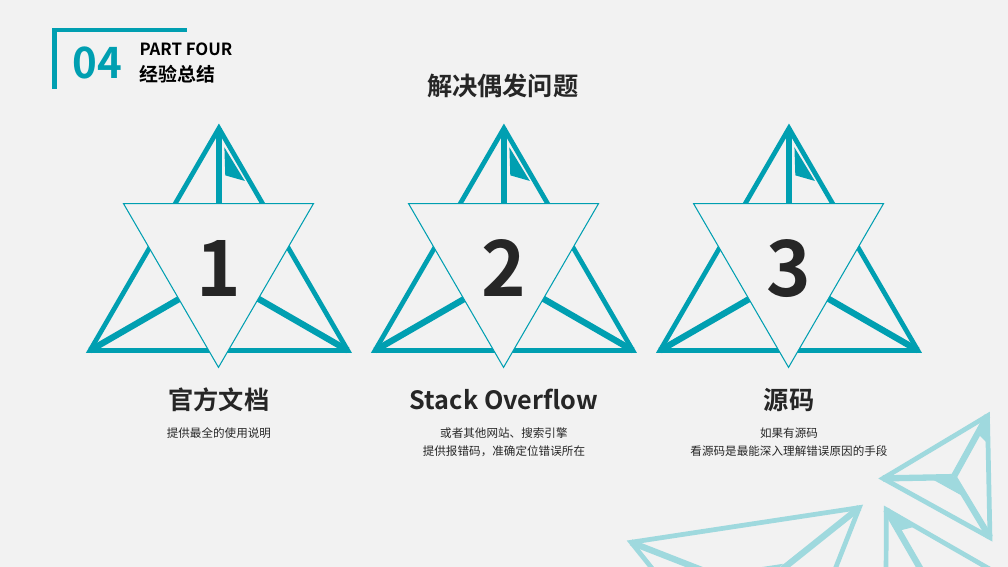
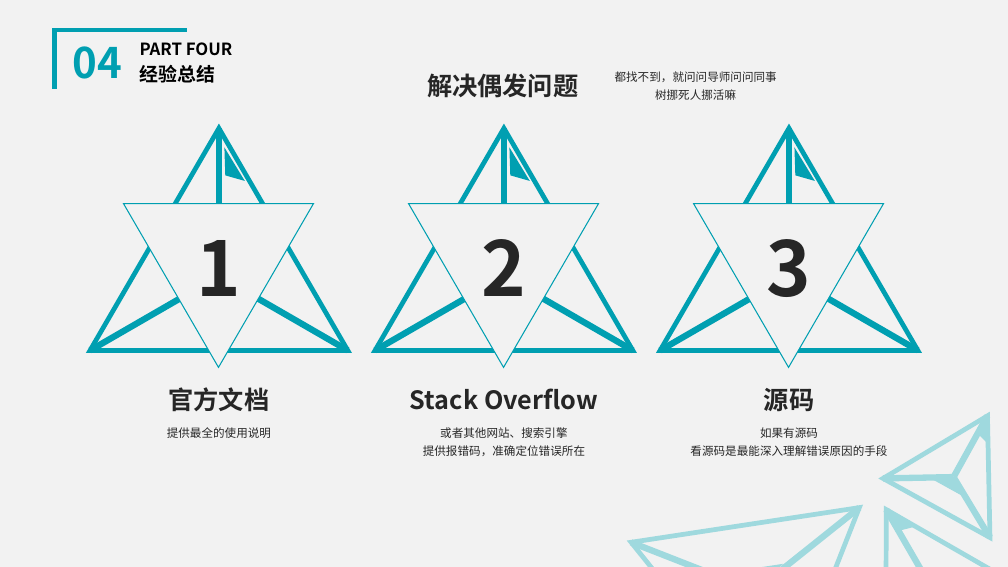
Before and after one commit to Siyuexi/InternNote, a slide deck: slide 16 of Tencent/Gestaltxu实习生答辩.pptx (slide 14 before the commit). Drawn at 1008x567 pixels with LibreOffice and Linux fonts; fonts in the diff are those of the drawing. Boxes give left, top, right and bottom in pixels: in the first picture for what was removed or moved away, otherwise in the second. Text is boxed around its words. In the diff, an @@ line names an element or a change of style, - is before the commit and + after.

```diff
--- a/Tencent/Gestaltxu实习生答辩.pptx
+++ b/Tencent/Gestaltxu实习生答辩.pptx
@@ text added at bbox=[615, 71, 777, 100], 11 pt, text #262626 @@
+都找不到，就问问导师问问同事
+树挪死人挪活嘛
```
Also in this commit, not shown: 6 other slides changed, 4 slides added, 8 other files.
